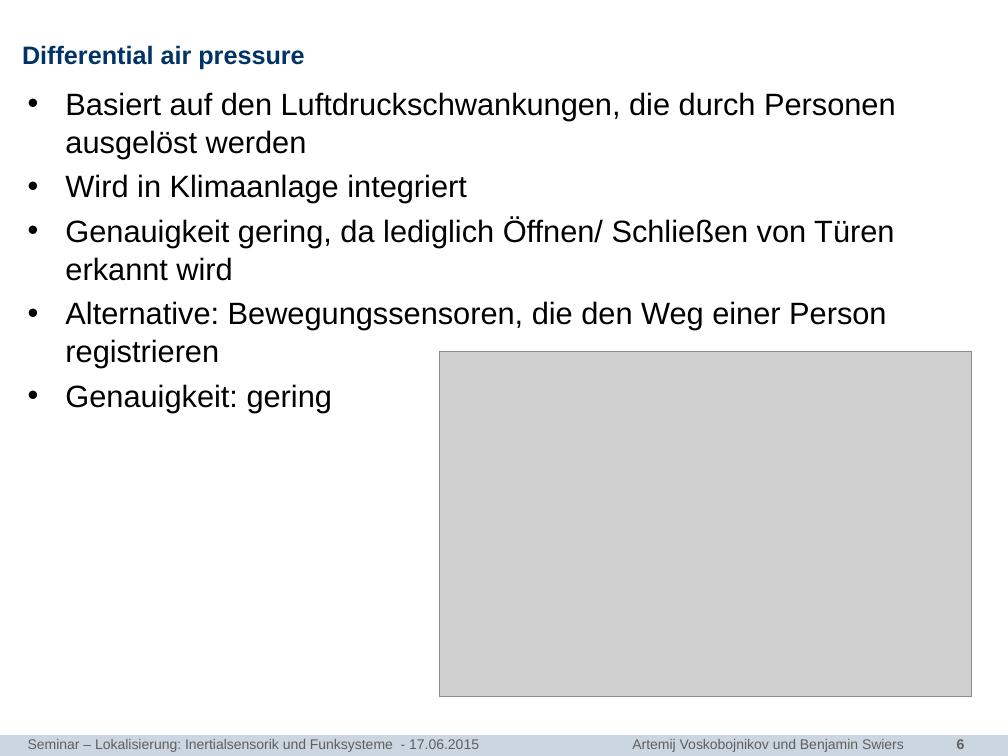
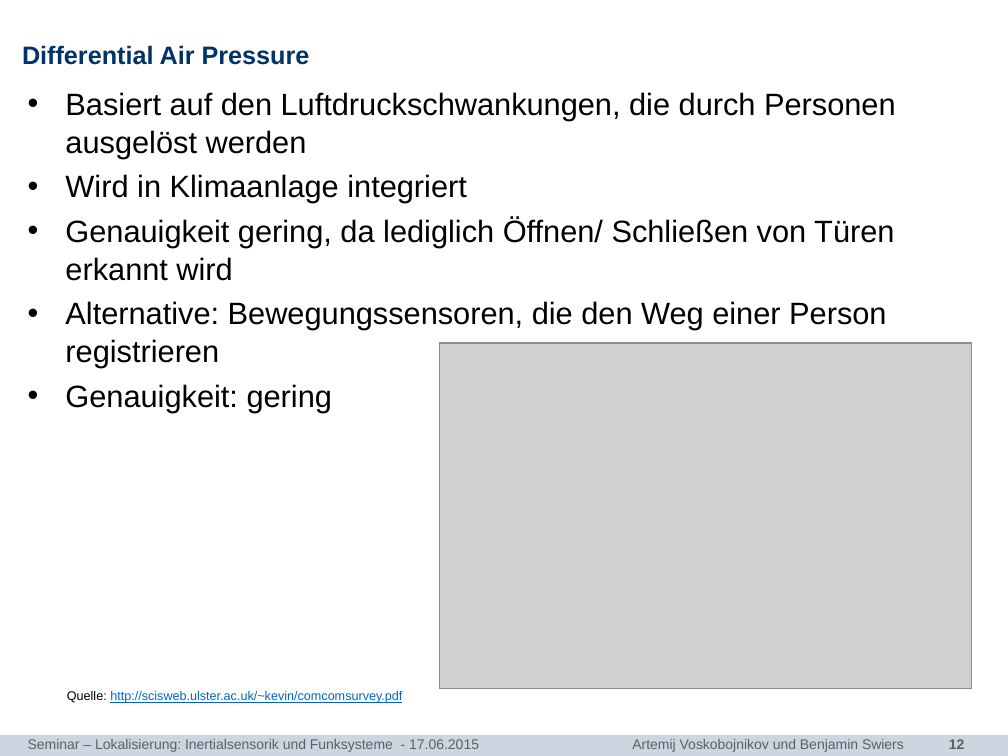
Before and after one commit to bennySwiers/Ausarbeitung-Seminar-TI, a slide deck: slide 12 of Vortrag/Seminar_TI_Sensorlose_Lokalisierung.pptx (slide 6 before the commit). Drawn at 1008x756 pixels with LibreOffice and Linux fonts; fonts in the diff are those of the drawing; grey boxes stand for pictures; background and template pictures are left out. Boxes give left, top, right and bottom in pixels: in the first picture for what was removed or moved away, otherwise in the second. Text is boxed around its words. In the diff, an @@ line names an element or a change of style, - is before the commit and + after.

```diff
--- a/Vortrag/Seminar_TI_Sensorlose_Lokalisierung.pptx
+++ b/Vortrag/Seminar_TI_Sensorlose_Lokalisierung.pptx
@@ title at <box>22,45,310,65</box>: text changed @@
-Differential air pressure
+Differential Air Pressure
@@ picture: place and size @@
-picture at <box>439,352,972,698</box>
+picture at <box>439,343,972,688</box>
@@ text at <box>67,691,402,703</box>: paragraph added @@
+  Quelle: http://scisweb.ulster.ac.uk/~kevin/comcomsurvey.pdf
@@ page number at <box>949,739,965,749</box>: text changed @@
-6
+12
```
Also in this commit, not shown: 7 other slides changed, 6 slides added.
